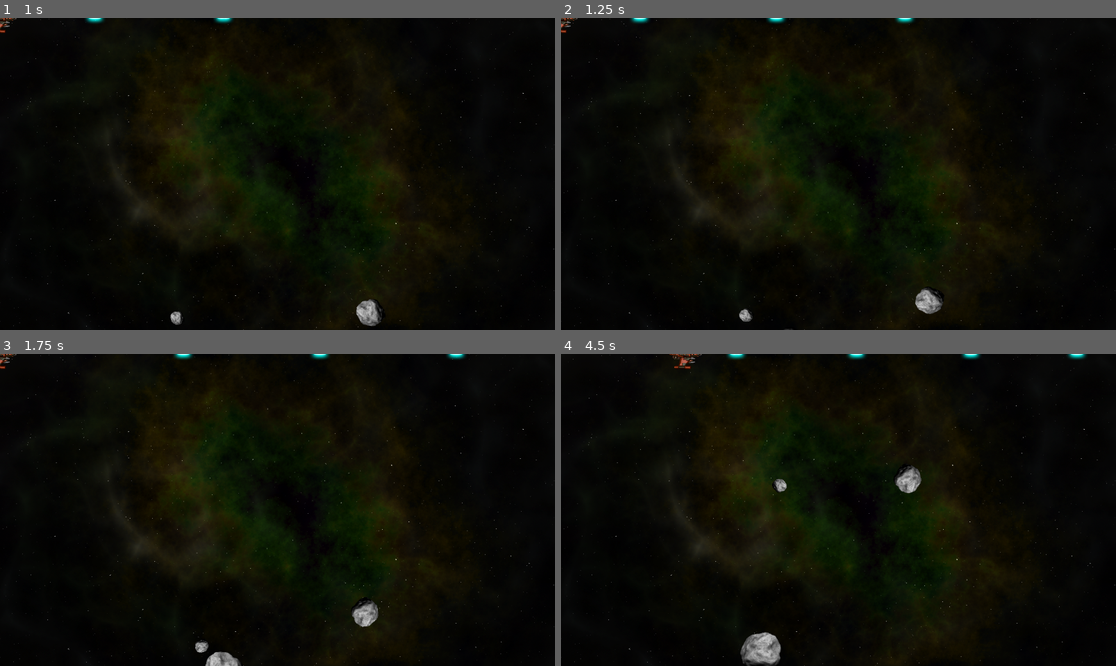
Above: before the commit, frames 1-4 (two rows, left to right).
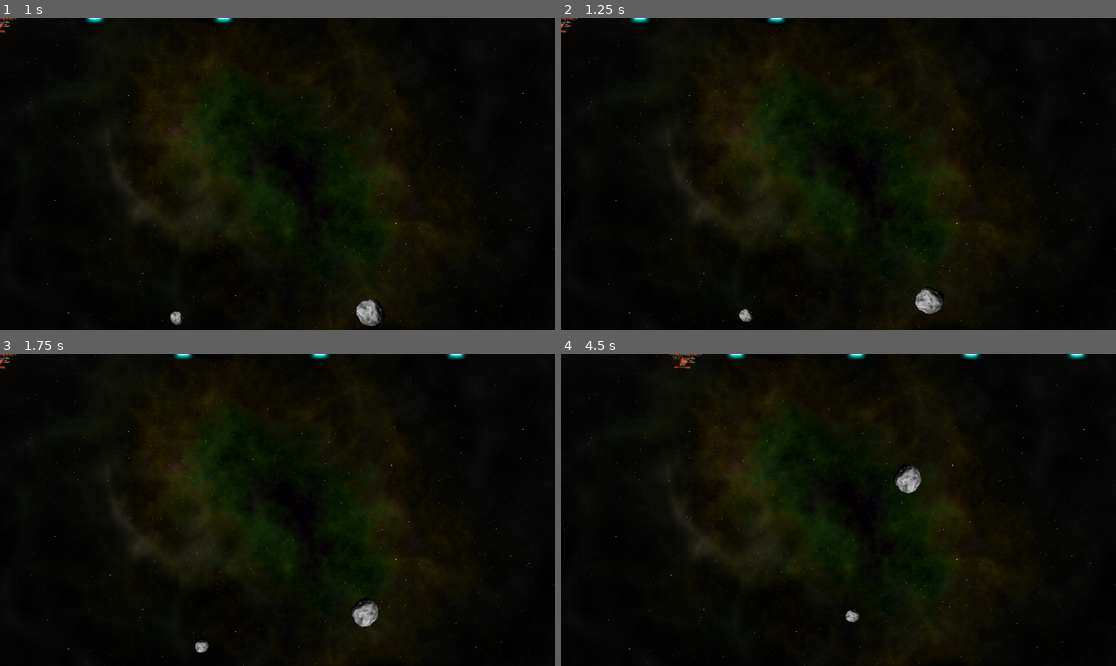
Above: after the commit, the same moments.

Repository: zenoplex/space-rocks
Game: Godot game, scene res://Main/main.tscn
Same seed, same stepped clock (60 frames per second), same inputs: the game is played once before the commit and once after it. The project has no main scene, so this scene is started directly.
Inputs:
- Up to frame 1 (1 s): hold D (rotate_right) from 0.53 s (still down); hold Space (shoot) from 0.53 s (still down)
- Up to frame 2 (1.25 s): keep holding D (rotate_right); keep holding Space (shoot)
- Up to frame 3 (1.75 s): release D (rotate_right) at 1.28 s; release Space (shoot) at 1.28 s; hold A (rotate_left) from 1.28 s (still down); tap Space (shoot) at 1.35 s
- Up to frame 4 (4.5 s): release A (rotate_left) at 2.03 s; hold D (rotate_right) 2.03-2.78 s; hold Space (shoot) 2.03-2.78 s; hold W (thrust) 2.78-3.53 s; tap Space (shoot) at 2.85, 4.35 s; hold Space (shoot) 3.53-4.28 s; hold A (rotate_left) from 3.53 s (still down)

Frame 1 is identical in both runs. In frame 2, less than 0.1% of the frame differs, in the area x 40-64%, y 0-100%; in frame 3, 0.2%; in frame 4, 0.8%, in the area x 32-54%, y 40-100%.
Error before the commit: Invalid call. Nonexistent function 'explode' in base 'RigidBody2D (rock.gd)'. (res://bullet/bullet.gd:21)

Commit message:
feat: Add placeholder explode function

Diff:
--- a/rock/rock.gd
+++ b/rock/rock.gd
@@ -27,3 +27,7 @@
 	transform2d.origin.x = wrap(transform2d.origin.x, -radius, screensize.x + radius)
 	transform2d.origin.y = wrap(transform2d.origin.y, -radius, screensize.y + radius)
 	physics_state.transform = transform2d
+
+func explode() -> void:
+	# TODO: implement explision
+	queue_free()
